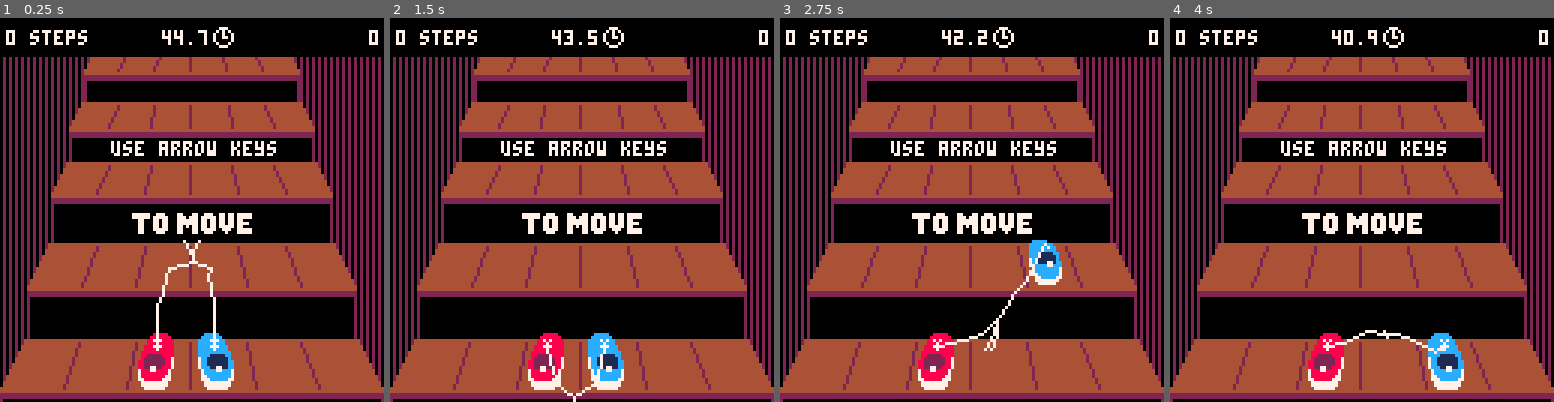
Above: before the commit, frames 1-4 (left to right).
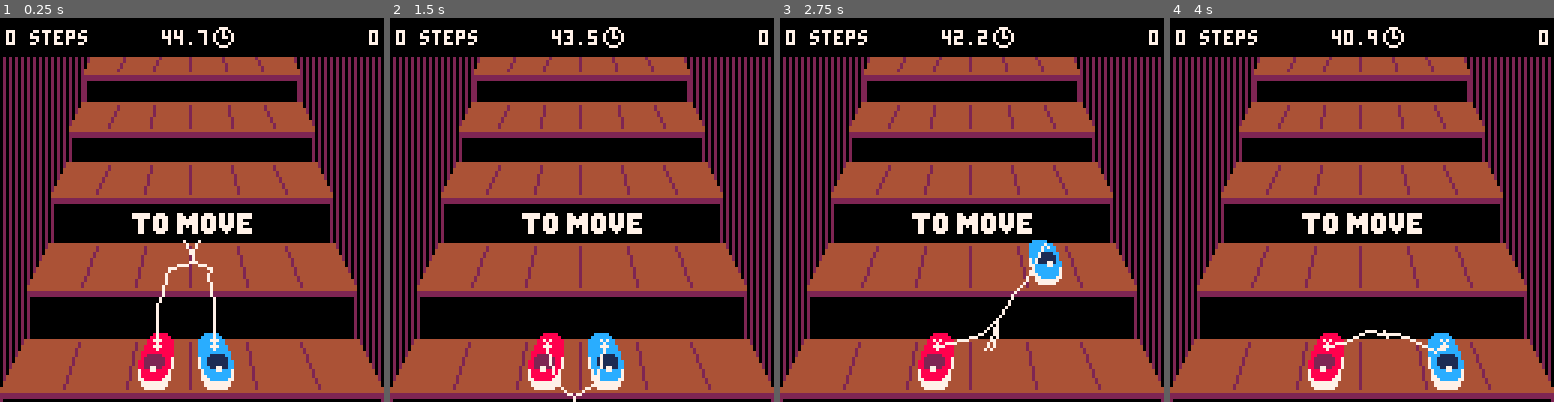
Above: after the commit, the same moments.

Repository: aylanonsense/stairs
Game: PICO-8 cartridge cart.p8
Two runs of this game, one before a commit and one after it. Both use one fixed random seed, a clock stepped at 60 frames per second and the inputs below.
Inputs:
- Up to frame 1 (0.25 s): no input
- Up to frame 2 (1.5 s): tap X (X key) at 0.33, 1.07 s; tap O (Z key) at 0.7 s
- Up to frame 3 (2.75 s): hold Right 1.6-2.1 s; tap O (Z key) at 1.7, 2.1, 2.5 s; tap X (X key) at 1.85 s; hold Up 2.15-2.42 s; hold Right from 2.47 s (still down)
- Up to frame 4 (4 s): tap O (Z key) at 2.9, 3.3, 3.7 s; tap X (X key) at 2.97 s; release Right at 3.03 s; hold Left 3.08-3.58 s; hold Down 3.63-3.97 s

The runs differ from the first frame. In frame 1, 0.8% of the frame differs, in the area x 28-72%, y 32-36%; in frame 2, 0.8%; in frame 3, 0.8%; in frame 4, 0.8%.

Commit message:
Game end

Diff:
--- a/cart.p8
+++ b/cart.p8
@@ -14,17 +14,24 @@
 -- useful no-op function
 function noop() end
 
+local last_step = 3
+local is_ending_game = false
+local game_end_countdown = 0
+local stair_color = 4
+local stair_offcolor = 2
+
 -- constants
 local controllers = { 1, 0 }
 local level = {
   [3] = { { "text", "to move" } },
-  [4] = { { "text", "use arrow keys" } },
-  [6] = { { "gem", 4, 1 } },
-  [8] = { { "text", "collect gems" } },
-  [9] = { { "gem", 2, 3 } },
-  [11] = { { "gem", 5, 4 } },
-  [12] = { { "text", "get to the top" } },
-  [13] = { { "gem", false, 2 } },
+  -- [4] = { { "text", "use arrow keys" } },
+  -- [6] = { { "gem", 4, 1 } },
+  -- [8] = { { "text", "collect gems" } },
+  -- [9] = { { "gem", 2, 3 } },
+  -- [11] = { { "gem", 5, 4 } },
+  -- [12] = { { "text", "get to the top" } },
+  -- [13] = { { "gem", false, 2 } },
+  [5] = { { "door" }, { "text", "will you marry me?", 7, true } }
 }
 
 -- character lookup
@@ -64,7 +71,7 @@
       self.state_frames = self.state_frames + 1
       local other_shoe = shoes[3 - self.player_num]
       -- press keys to step up stairs
-      if stair_positions and self.state == "ready" then
+      if stair_positions and self.state == "ready" and steps < last_step then
         local stair
         local segment
         -- move up
@@ -136,10 +143,10 @@
     end,
     step = function(self, stair, segment)
       self:set_state("stepping")
-      local starting_stair_position = stair_positions[self.stair][self.segment]
+      local starting_stair_position = stair_positions[self.stair].segments[self.segment]
       self.stair = stair
       self.segment = segment
-      local ending_stair_position = stair_positions[self.stair][self.segment]
+      local ending_stair_position = stair_positions[self.stair].segments[self.segment]
       self.offset_x = ending_stair_position.x - starting_stair_position.x
       self.offset_y = ending_stair_position.y - starting_stair_position.y
     end
@@ -236,25 +243,93 @@
   },
   gem = {
     gem_type = nil,
+    has_been_collected = false,
+    collect_frames = 0,
+    offset_y = 0,
+    update = function(self)
+      if self.has_been_collected then
+        self.collect_frames += 1
+        self.offset_y += -3 + 0.3 * self.collect_frames
+        if self.collect_frames > 14 then
+          self:despawn()
+        end
+      end
+    end,
     draw = function(self, x, y)
-      x -= 4.5
-      y -= 7.5
-      sspr(86 + 9 * (self.gem_type - 1), (y > 58) and 106 or 94, 9, 12, x, y)
+      x += -4.5
+      y += -7.5 + self.offset_y
+      local sprite
+      if self.has_been_collected then
+        sprite = (self.collect_frames % 4 < 2) and 1 or 2
+      elseif y > 58 then
+        sprite = 4
+      else
+        sprite = 3
+      end
+      sspr(86 + 9 * (self.gem_type - 1), 70 + 12 * (sprite - 1), 9, 12, x, y)
     end,
     collect = function(self)
-      score += 1
-      self:despawn()
+      if not self.has_been_collected then
+        score += 1
+        self.has_been_collected = true
+        self.offset_y = -12
+      end
     end
   },
   stair_text = {
     render_layer = 3,
     color = 7,
     segment = 3,
+    is_special = false,
     draw = function(self, x, y)
-      local scale = (12.4 - 1.2 * self.stair) / 10
-      local width = draw_text(self.text, 63, y + 12.5 * scale, 6 - self.stair, true)
-      pal(7, self.color)
-      draw_text(self.text, 65 - width / 2, y + 12.5 * scale, 6 - self.stair, false)
+      if not self.is_special or (is_ending_game and game_end_countdown > 350) then
+        local scale = (12.4 - 1.2 * self.stair) / 10
+        local width = draw_text(self.text, 63, y + 12.5 * scale, 6 - self.stair, true)
+        if self.is_special then
+          if game_end_countdown > 380 then
+            pal(7, 7)
+          elseif game_end_countdown > 370 then
+            pal(7, 6)
+          elseif game_end_countdown > 360 then
+            pal(7, 5)
+          else
+            pal(7, 1)
+          end
+        else
+          pal(7, self.color)
+        end
+        draw_text(self.text, 65 - width / 2, y + 12.5 * scale, 6 - self.stair, false)
+      end
+    end
+  },
+  door = {
+    segment = 1,
+    open_amount = 93,
+    update = function(self)
+      if is_ending_game and game_end_countdown > 25 then
+        self.open_amount = max(0, self.open_amount - 0.5)
+      end
+    end,
+    draw = function(self, x, y)
+      local stair = stair_positions[self.stair]
+      if stair_positions[self.stair] then
+        local left = stair_positions[self.stair].top_left_x + 1
+        local right = stair_positions[self.stair].top_right_x - 1
+        local y = stair_positions[self.stair].top_y - 2
+        rectfill(left, 0, right, y, 2)
+        if self.open_amount < 93 then
+          sspr(0, 72, 86, 56, 21, 13)
+        end
+        rectfill(left + (93 - self.open_amount) ^ 2 / 93, 0, right, y, stair_offcolor)
+        rect(left, 0, right, y, stair_color)
+        if game_end_countdown > 275 then
+          pal(12, 0)
+          sspr((self.frames_alive % 8 < 4) and 86 or 101, 118, 15, 10, 48, 55)
+          if game_end_countdown < 285 then
+            sspr(122, 110, 6, 8, 42, 50)
+          end
+        end
+      end
     end
   }
 }
@@ -287,6 +362,11 @@
 end
 
 function _update()
+  if game_end_countdown == 100 then
+    stair_color, stair_offcolor = 2, 1
+  elseif game_end_countdown == 175 then
+    stair_color, stair_offcolor = 1, 0
+  end
   -- update timer
   timer_frames -= 1
   if timer_frames <= 0 then
@@ -298,6 +378,10 @@
     end
   end
 
+  if is_ending_game then
+    game_end_countdown += 1
+  end
+
   -- keep track of button presses
   local p
   for p = 1, 2 do
@@ -320,6 +404,10 @@
         entity.stair -= 1
       end
     end
+    if steps == last_step then
+      game_end_countdown = 0
+      is_ending_game = true
+    end
     load_level_step(steps + 5)
   end
 
@@ -344,7 +432,7 @@
 
   -- draw vertical purple stripes for the walls
   for x = 1, 127, 2 do
-    line(x + (x > 64 and 1 or 0), 0, x + (x > 64 and 1 or 0), 128, 2)
+    line(x + (x > 64 and 1 or 0), 0, x + (x > 64 and 1 or 0), 128, stair_offcolor)
   end
 
   -- draw the stairs and record their visual positions
@@ -353,7 +441,6 @@
   local bottom_width, bottom_y
   for y = flr(stair_offset_y), 0, -1 do
     -- each stair has six segments running horizontally
-    local segments = {}
     local width_2, rise_left_2 = calc_stair_size(y)
     -- advance up each stair
     if rise_left > 0 then
@@ -376,21 +463,32 @@
         local bottom_left_x = 64 - bottom_width / 2
         local top_right_x = 64 + top_width / 2 + 1
         local bottom_right_x = 64 + bottom_width / 2
+        local stair = {
+          top_y = top_y,
+          top_left_x = top_left_x,
+          top_right_x = top_right_x,
+          bottom_y = bottom_y,
+          bottom_left_x = bottom_left_x,
+          bottom_right_x = bottom_right_x,
+          top_width = top_width,
+          bottom_width = bottom_width,
+          segments = {}
+        }
         -- draw the lines between stair segments
         for p = 1 / 6, 5.5 / 6, 1 / 6 do
-          line(top_left_x + (top_right_x - top_left_x) * p, top_y, bottom_left_x + (bottom_right_x - bottom_left_x) * p, bottom_y, 2)
+          line(top_left_x + (top_right_x - top_left_x) * p, top_y, bottom_left_x + (bottom_right_x - bottom_left_x) * p, bottom_y, stair_offcolor)
         end
         -- record segment positions
         local middle_y = (top_y + bottom_y) / 2
         local middle_left_x = (top_left_x + bottom_left_x) / 2
         local middle_right_x = (top_right_x + bottom_right_x) / 2
         for p = 1 / 12, 5.5 / 6, 1 / 6 do
-          add(segments, {
+          add(stair.segments, {
             x = middle_left_x + (middle_right_x - middle_left_x) * p,
             y = middle_y
           })
         end
-        add(stair_positions, segments)
+        add(stair_positions, stair)
         bottom_width = nil
         bottom_y = nil
       end
@@ -402,14 +500,14 @@
     -- draw the purple part of the stairs
     if rise_left > 0 then
       line(left_x, y, right_x, y, 0)
-      pset(left_x, y, 2)
-      pset(right_x, y, 2)
+      pset(left_x, y, stair_offcolor)
+      pset(right_x, y, stair_offcolor)
       if rise_left <= 2 then
-        line(left_x, y, right_x, y, 2)
+        line(left_x, y, right_x, y, stair_offcolor)
       end
     -- draw the brown part of the stairs
     else
-      line(left_x, y, right_x, y, 4)
+      line(left_x, y, right_x, y, stair_color)
     end
   end
 
@@ -418,7 +516,7 @@
     if not entity.stair then
       entity:draw(0, 0)
     elseif stair_positions[entity.stair] then
-      local position = stair_positions[entity.stair][entity.segment]
+      local position = stair_positions[entity.stair].segments[entity.segment]
       local x, y = position.x, position.y
       pal()
       entity:draw(x, y)
@@ -429,18 +527,20 @@
   -- draw black bar along the top
   rectfill(0, 0, 127, 12, 0)
 
-  -- draw the score
-  local score_text = (score == 0 and "0" or score .. "00")
-  print(score_text, 127 - 4 * #score_text, 4, 7)
-
-  -- draw the number of steps taken so far
-  local step_text = steps .. " steps"
-  print(step_text, 2, 4, 7)
-
-  -- draw the timer
-  local timer_text = (timer_seconds < 10 and "0" or "") .. timer_seconds .. "." .. min(9, flr(10 * timer_frames / 30))
-  print(timer_text, 62 - 2 * #timer_text, 4, 7)
-  sspr(116, 118, 7, 7, 71, 3)
+  if not is_ending_game then
+    -- draw the score
+    local score_text = (score == 0 and "0" or score .. "00")
+    print(score_text, 127 - 4 * #score_text, 4, 7)
+
+    -- draw the number of steps taken so far
+    local step_text = steps .. " steps"
+    print(step_text, 2, 4, 7)
+
+    -- draw the timer
+    local timer_text = (timer_seconds < 10 and "0" or "") .. timer_seconds .. "." .. min(9, flr(10 * timer_frames / 30))
+    print(timer_text, 62 - 2 * #timer_text, 4, 7)
+    sspr(116, 118, 7, 7, 71, 3)
+  end
 end
 
 function load_level_step(step)
@@ -457,7 +557,12 @@
         spawn_entity("stair_text", {
           text = action[2],
           stair = stair,
-          color = action[3] or 7
+          color = action[3] or 7,
+          is_special = action[4]
+        })
+      elseif action[1] == "door" then
+        spawn_entity("door", {
+          stair = stair
         })
       end
     end
Not shown, changed: 27 lines of the sprite sheet (__gfx__) section of cart.p8
